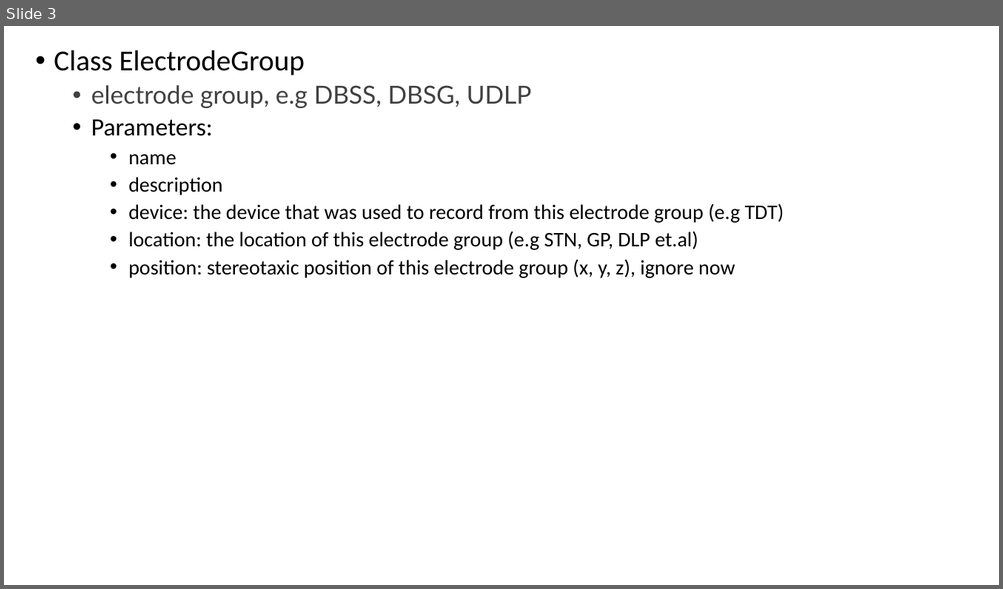
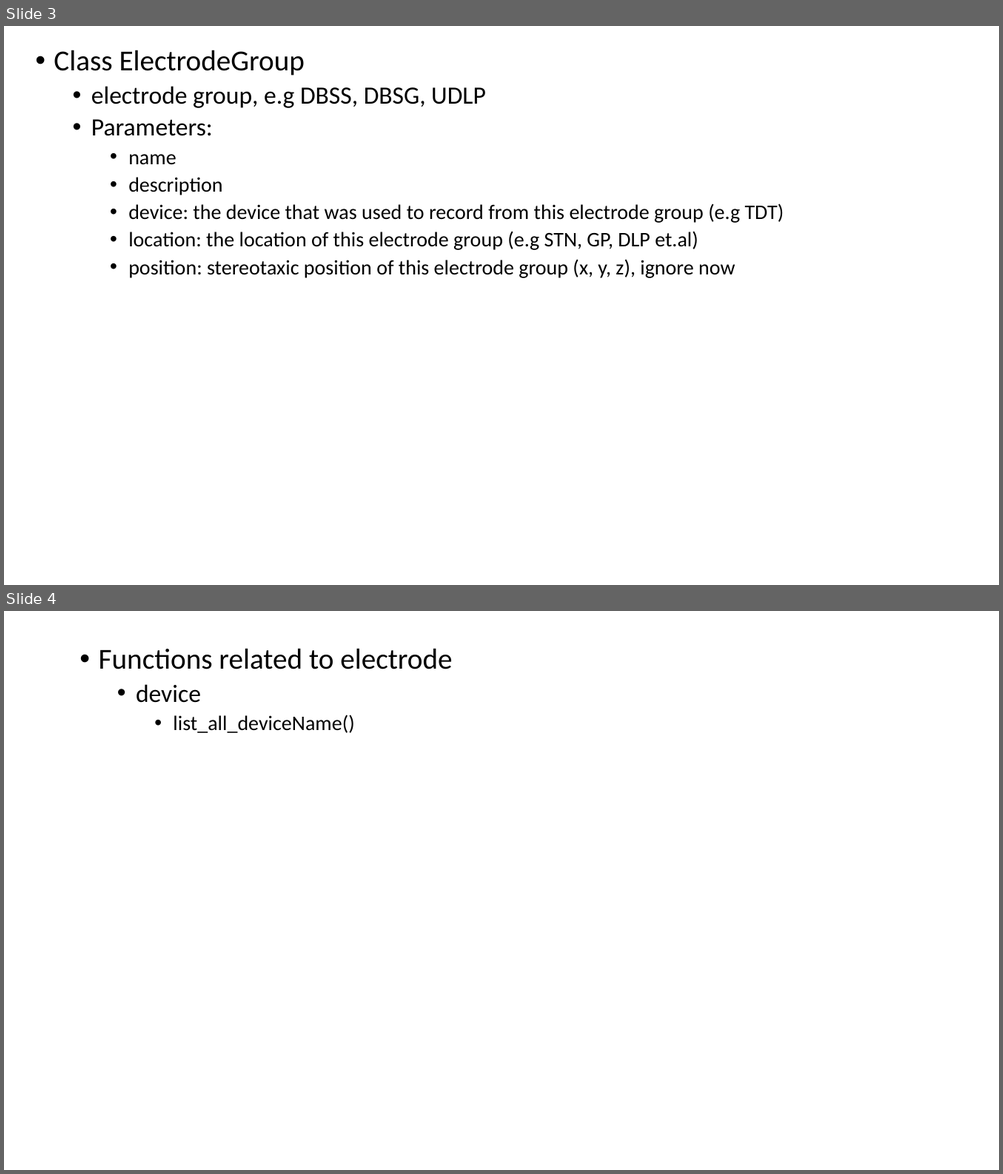
Before and after one commit to yangll0620/NMRCNWBStandardization, a slide deck: NWBUnderstanding.pptx. Shown one above the other, each under a label of ours: slide 3 before the commit, slides 3 and 4 after it. The pictures are 1003x589 and 1003x1174 pixels, drawn with LibreOffice and Linux fonts; fonts in the diff are those of the drawing. Boxes give left, top, right and bottom in pixels: in the first picture for what was removed or moved away, otherwise in the second. Text is boxed around its words. In the diff, an @@ line names an element or a change of style, - is before the commit and + after.

```diff
--- a/NWBUnderstanding.pptx
+++ b/NWBUnderstanding.pptx
@@ slide 4 added at [4, 611, 999, 1170], background #FFFFFF @@
@@ text added at [99, 648, 452, 733], 28 pt, text #000000 @@
+• Functions related to electrode
+  • device
+    • list_all_deviceName()
@@ slide 3 changed as well @@
@@ text at [91, 86, 486, 108]: font Lato to Calibri, text colour #404040 to #000000 in "electrode group, e.g DBSS, DBSG, UDLP" @@
```
Also in this commit, not shown: 1 other slide changed, 1 other slide added.
